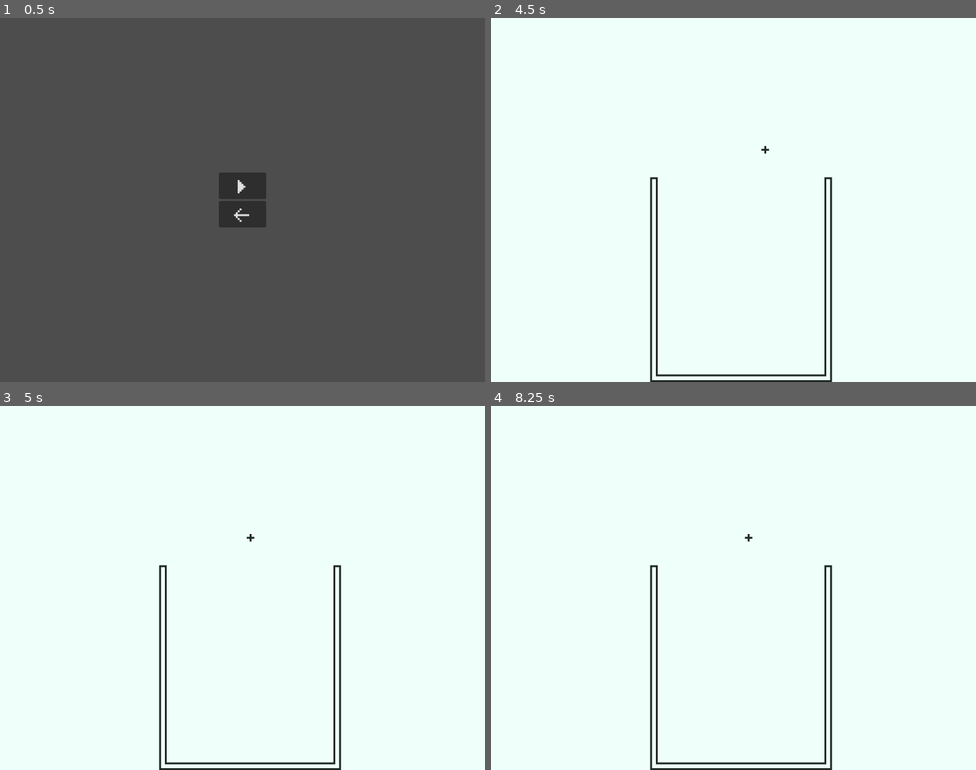
Above: before the commit, frames 1-4 (two rows, left to right).
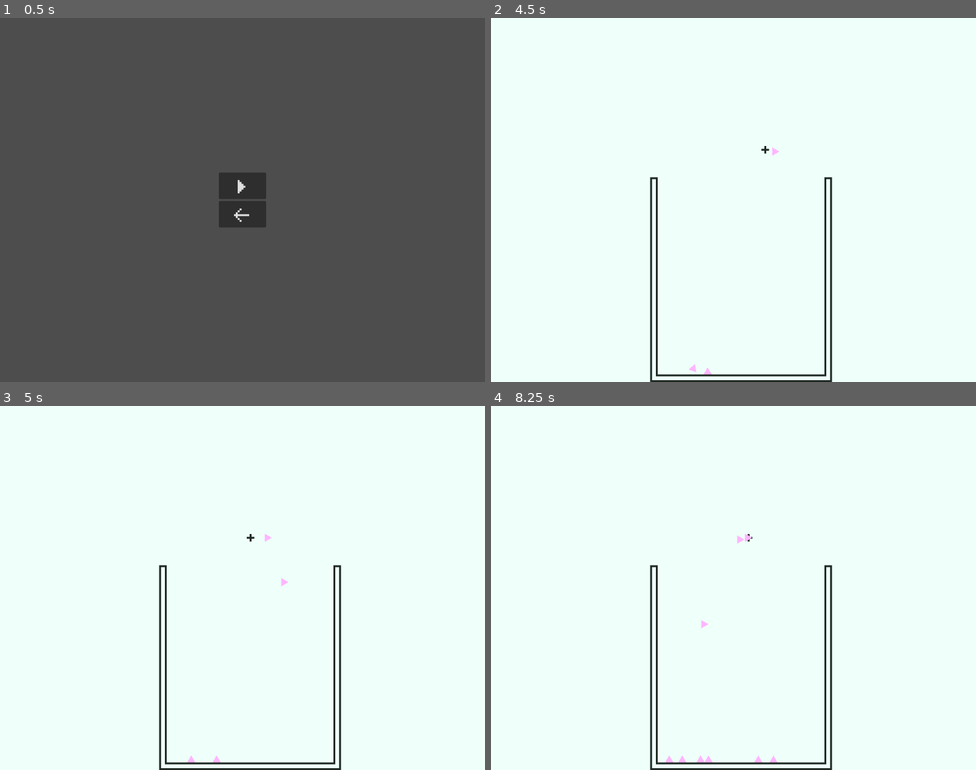
Above: after the commit, the same moments.

Repository: Silvester56/suikagon
Game: Godot game, scene res://scenes/main_menu.tscn
Two runs of this game, one before a commit and one after it. Both use one fixed random seed, a clock stepped at 60 frames per second and the inputs below.
Inputs:
- Up to frame 1 (0.5 s): no input
- Up to frame 2 (4.5 s): click "M" at 0.5 s; tap Enter at 1.25, 3.5 s; hold D (right) 1.28-2.03 s; tap Space (drop) at 1.35, 2, 2.1, 2.85, 3.6, 4.25, 4.35 s; hold A (left) 2.03-2.78 s; hold D (right) 2.78-4.28 s; hold A (left) from 4.28 s (still down)
- Up to frame 3 (5 s): keep holding A (left)
- Up to frame 4 (8.25 s): tap Enter at 5 s; tap Space (drop) at 5.1, 5.85, 6.5, 6.6, 7.35, 8.1 s; release A (left) at 6.53 s; hold D (right) from 6.53 s (still down)

Frame 1 is identical in both runs. In frame 2, less than 0.1% of the frame differs, in the area x 40-60%, y 35-98%; in frame 3, less than 0.1%; in frame 4, 0.2%, in the area x 36-60%, y 35-98%.

Commit message:
Implement basic drop mechanism

Diff:
--- a/scenes/game.tscn
+++ b/scenes/game.tscn
@@ -1,8 +1,9 @@
-[gd_scene load_steps=7 format=4 uid="uid://guo48c2kk88c"]
+[gd_scene load_steps=8 format=4 uid="uid://guo48c2kk88c"]
 
 [ext_resource type="Texture2D" uid="uid://hg1jngpaj0vc" path="res://assets/suikashape_bin.png" id="1_xwsia"]
 [ext_resource type="Script" path="res://scripts/player.gd" id="2_37wt5"]
 [ext_resource type="Texture2D" uid="uid://bj1lhw6ojwlse" path="res://assets/suikagon_player.png" id="3_03u2x"]
+[ext_resource type="PackedScene" uid="uid://cl8jliqdp472p" path="res://scenes/triangle.tscn" id="3_n5yn5"]
 
 [sub_resource type="TileSetAtlasSource" id="TileSetAtlasSource_polh0"]
 texture = ExtResource("1_xwsia")
@@ -47,7 +48,10 @@
 
 [node name="Player" type="CharacterBody2D" parent="."]
 position = Vector2(449, 278)
+collision_layer = 2
+collision_mask = 2
 script = ExtResource("2_37wt5")
+Triangle = ExtResource("3_n5yn5")
 
 [node name="CollisionShape2D" type="CollisionShape2D" parent="Player"]
 shape = SubResource("RectangleShape2D_bxt7l")
--- a/scenes/triangle.tscn
+++ b/scenes/triangle.tscn
@@ -2,6 +2,8 @@
 
 [node name="Triangle" type="RigidBody2D"]
 gravity_scale = 0.5
+contact_monitor = true
+max_contacts_reported = 1
 
 [node name="CollisionShape2D" type="CollisionPolygon2D" parent="."]
 polygon = PackedVector2Array(10, 0, -5, 8.66, -5, -8.66)
--- a/scripts/player.gd
+++ b/scripts/player.gd
@@ -1,11 +1,36 @@
 extends CharacterBody2D
 
+@export var Triangle: PackedScene
+
 var speed = 100
+var currentShape
+var canGetNextShape = true
+
+func _ready() -> void:
+	getNextShape()
 
 func _physics_process(delta: float) -> void:
 	var directionX := Input.get_axis("left", "right")
+	if Input.is_action_just_pressed("drop"):
+		drop()
 	if directionX:
 		velocity.x = directionX * speed
 	else:
 		velocity.x = move_toward(velocity.x, 0, speed)
 	move_and_slide()
+
+func drop() -> void:
+	canGetNextShape = true
+	currentShape.reparent($"..")
+	currentShape.gravity_scale = 0.5
+	currentShape.connect("body_entered", _on_shape_collision)
+
+func _on_shape_collision(body) -> void:
+	getNextShape()
+
+func getNextShape() -> void:
+	if canGetNextShape:
+		currentShape = Triangle.instantiate()
+		currentShape.gravity_scale = 0
+		call_deferred("add_child", currentShape)
+		canGetNextShape = false
